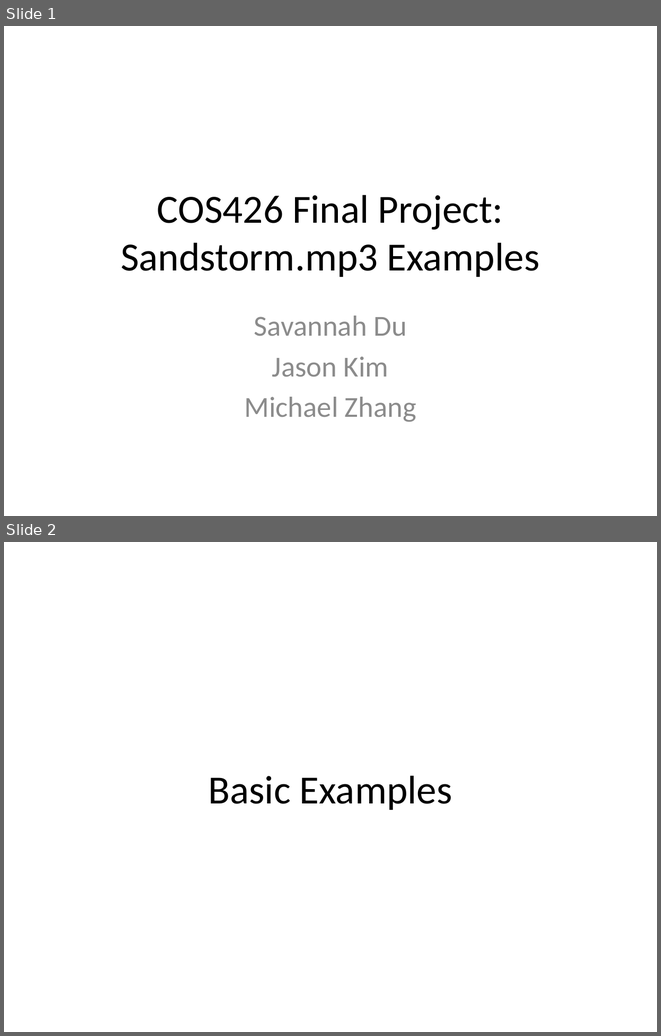
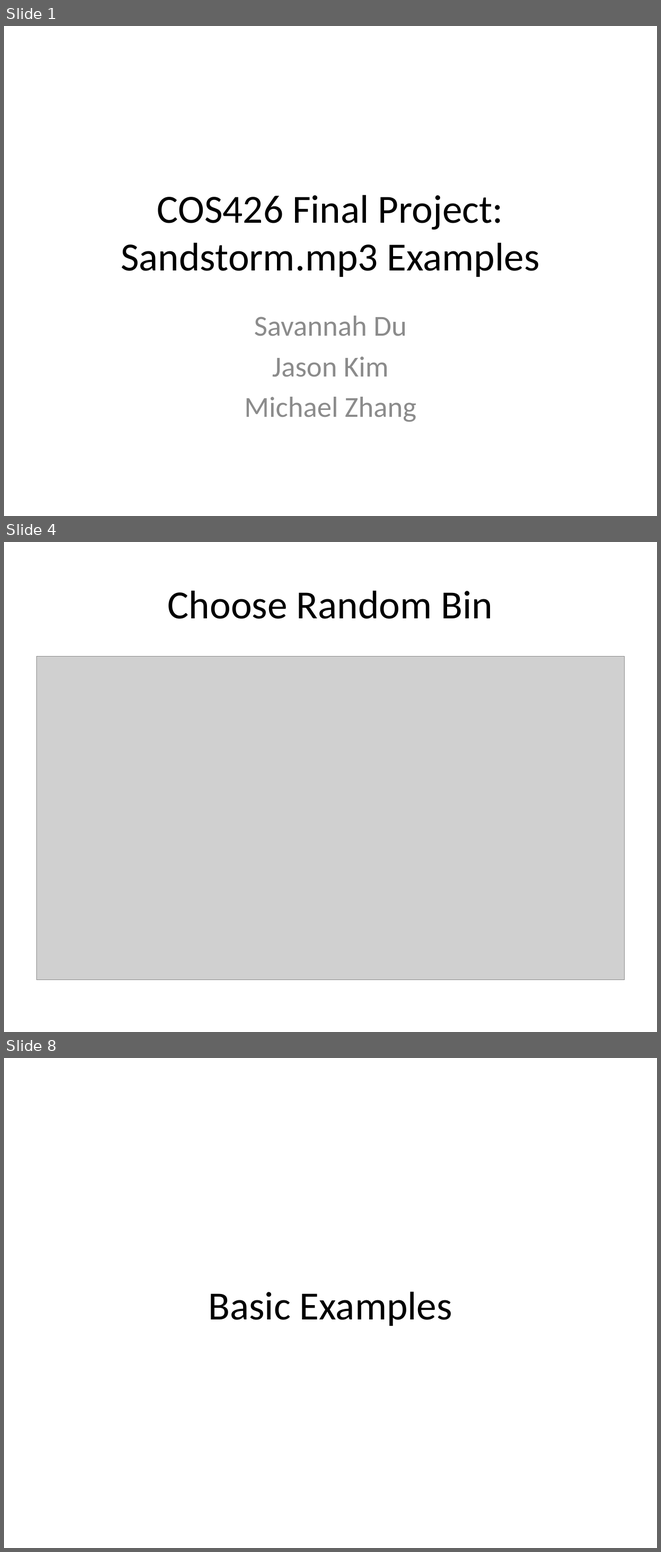
Before and after one commit to Jasonmk47/Graphics-Final, a slide deck: examples/demo.pptx. Shown one above the other, each under a label of ours: slides 1 and 2 before the commit, slides 1, 4 and 8 after it; the slides between them are not shown. The pictures are 661x1036 and 661x1552 pixels, drawn with LibreOffice and Linux fonts; fonts in the diff are those of the drawing; grey boxes stand for pictures. Boxes give left, top, right and bottom in pixels: in the first picture for what was removed or moved away, otherwise in the second. Text is boxed around its words. In the diff, an @@ line names an element or a change of style, - is before the commit and + after.

```diff
--- a/examples/demo.pptx
+++ b/examples/demo.pptx
@@ slide 4 added at box(4, 542, 657, 1032), background #FFFFFF @@
@@ title added at box(168, 590, 493, 619), 44 pt, text #000000 @@
+Choose Random Bin
@@ picture added at box(37, 656, 624, 979) @@
@@ what was slide 2 is now slide 8 @@
```
Also in this commit, not shown: 5 other slides added.
